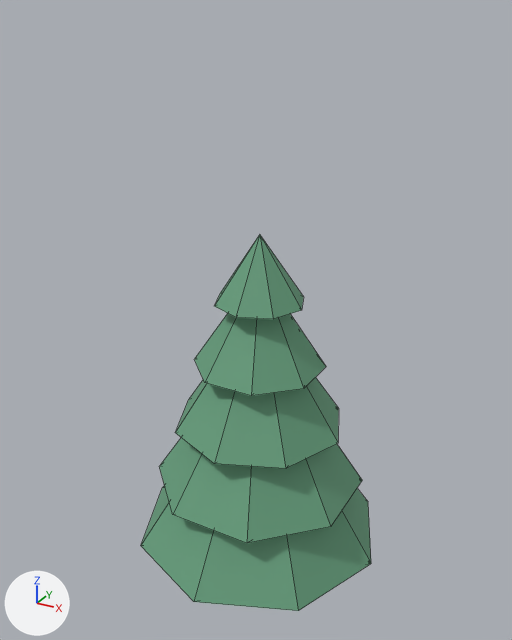
What one commit did to the FBX model SampleProject/assets/models/camp/pine.fbx.
The view is the same before and after, from a 50 mm camera at (3.79, -6.99, 7.6) aimed at (-0.02, -0.05, 4.13). The lights are fixed; the arrows at lower left show +X, +Y and +Z. The picture after the commit comes second. Mesh edges are drawn as thin lines. Where no turn or scale is listed for an object, it has been applied to the vertices.

Before the edit, the objects in view are built like this:
```python
me_pine = bpy.data.meshes.new('Pine')
me_pine.from_pydata(...)  # an 8-sided cone pointing to +z spanning x -1.65..1.65, y -1.65..1.65, z 1.02..3.5; an 8-sided cone pointing to +z spanning x -1.27..1.27, y -1.27..1.27, z 1.86..3.92; an 8-sided cone pointing to +z spanning x -1.11..1.11, y -1.11..1.11, z 2.69..4.35; an 8-sided cone pointing to +z spanning x -0.77..0.77, y -0.77..0.77, z 3.52..4.77; an 8-sided cone pointing to +z spanning x -0.56..0.56, y -0.56..0.56, z 4.36..5.2
me_pine.materials.append(mat_pinesurface)  # green #659e7c
ob_pine = bpy.data.objects.new('Pine', me_pine)
ob_pine.location = (0.0, 0.0, 0.0)
```
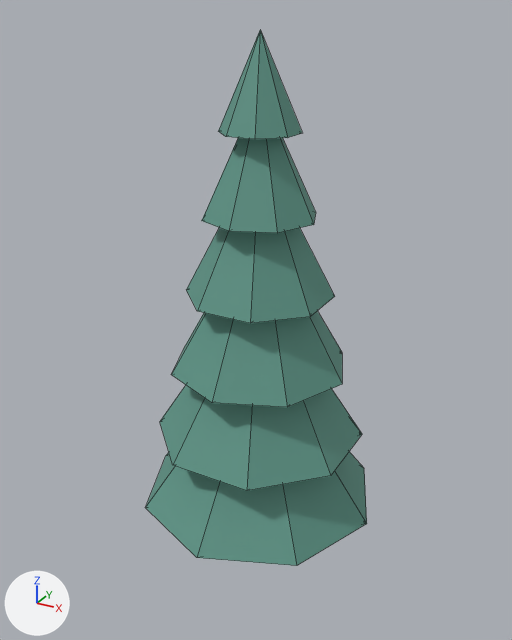
Boxes [x1, y1, x2, y2] around the edits, measured in the pictures (512 x 640 px):
'Pine', reshaped (42% taller)
    before: [141, 235, 371, 611]
    after: [145, 30, 367, 566]
part 1 of me_pine, added (green)
    after: [145, 452, 367, 566]
part 2 of me_pine, added (green)
    after: [160, 385, 362, 491]
part 3 of me_pine, added (green)
    after: [171, 311, 342, 407]
part 4 of me_pine, added (green)
    after: [186, 228, 335, 323]
part 5 of me_pine, added (green)
    after: [202, 138, 316, 233]
part 6 of me_pine, added (green)
    after: [218, 30, 302, 139]
part 7 of me_pine, deleted (green)
    before: [141, 486, 371, 611]
part 8 of me_pine, deleted (green)
    before: [215, 235, 304, 319]
part 9 of me_pine, deleted (green)
    before: [159, 438, 362, 543]
part 10 of me_pine, deleted (green)
    before: [175, 377, 339, 468]
part 11 of me_pine, deleted (green)
    before: [194, 313, 326, 396]

The change, as a list of edits to the scene's bpy script:
```text
Change me_pine:
    used by ob_pine; location = (0.0, 0.0, 0.0)
    remove me_pine.from_pydata(...)  # 45 vertices, 70 faces; spans x -1.65..1.65, y -1.65..1.65, z 1.02..5.2
    add me_pine.from_pydata(...)  # 54 vertices, 84 faces; spans x -1.55..1.55, y -1.55..1.55, z 1.63..7.4
    me_pine part 1: a new loose piece, an 8-sided cone pointing to +z spanning x -1.55..1.55, y -1.55..1.55, z 1.63..3.72, in mat_pinesurface (green #5d9586)
    me_pine part 2: a new loose piece, an 8-sided cone pointing to +z spanning x -1.23..1.23, y -1.23..1.23, z 2.57..4.61, in mat_pinesurface (green #5d9586)
    me_pine part 3: a new loose piece, an 8-sided cone pointing to +z spanning x -1.12..1.12, y -1.12..1.12, z 3.52..5.43, in mat_pinesurface (green #5d9586)
    me_pine part 4: a new loose piece, an 8-sided cone pointing to +z spanning x -0.83..0.83, y -0.83..0.83, z 4.46..6.16, in mat_pinesurface (green #5d9586)
    me_pine part 5: a new loose piece, an 8-sided cone pointing to +z spanning x -0.68..0.68, y -0.68..0.68, z 5.41..6.82, in mat_pinesurface (green #5d9586)
    me_pine part 6: a new loose piece, an 8-sided cone pointing to +z spanning x -0.43..0.43, y -0.43..0.43, z 6.35..7.4, in mat_pinesurface (green #5d9586)
    me_pine part 7: the loose piece of 9 vertices spanning x -1.65..1.65, y -1.65..1.65, z 1.02..3.5 is deleted
    me_pine part 8: the loose piece of 9 vertices spanning x -0.56..0.56, y -0.56..0.56, z 4.36..5.2 is deleted
    me_pine part 9: the loose piece of 9 vertices spanning x -1.27..1.27, y -1.27..1.27, z 1.86..3.92 is deleted
    me_pine part 10: the loose piece of 9 vertices spanning x -1.11..1.11, y -1.11..1.11, z 2.69..4.35 is deleted
    me_pine part 11: the loose piece of 9 vertices spanning x -0.77..0.77, y -0.77..0.77, z 3.52..4.77 is deleted
```
